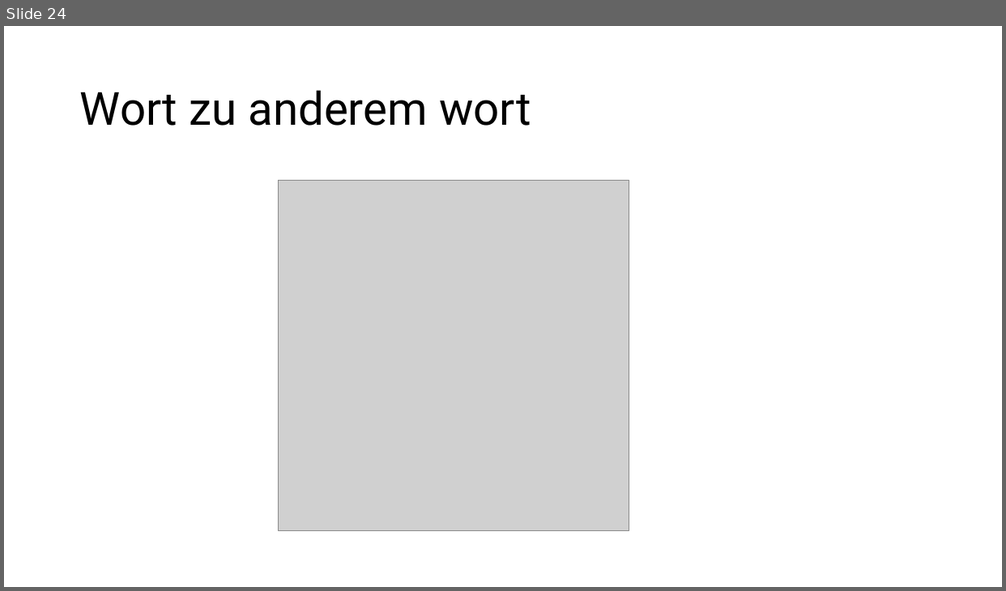
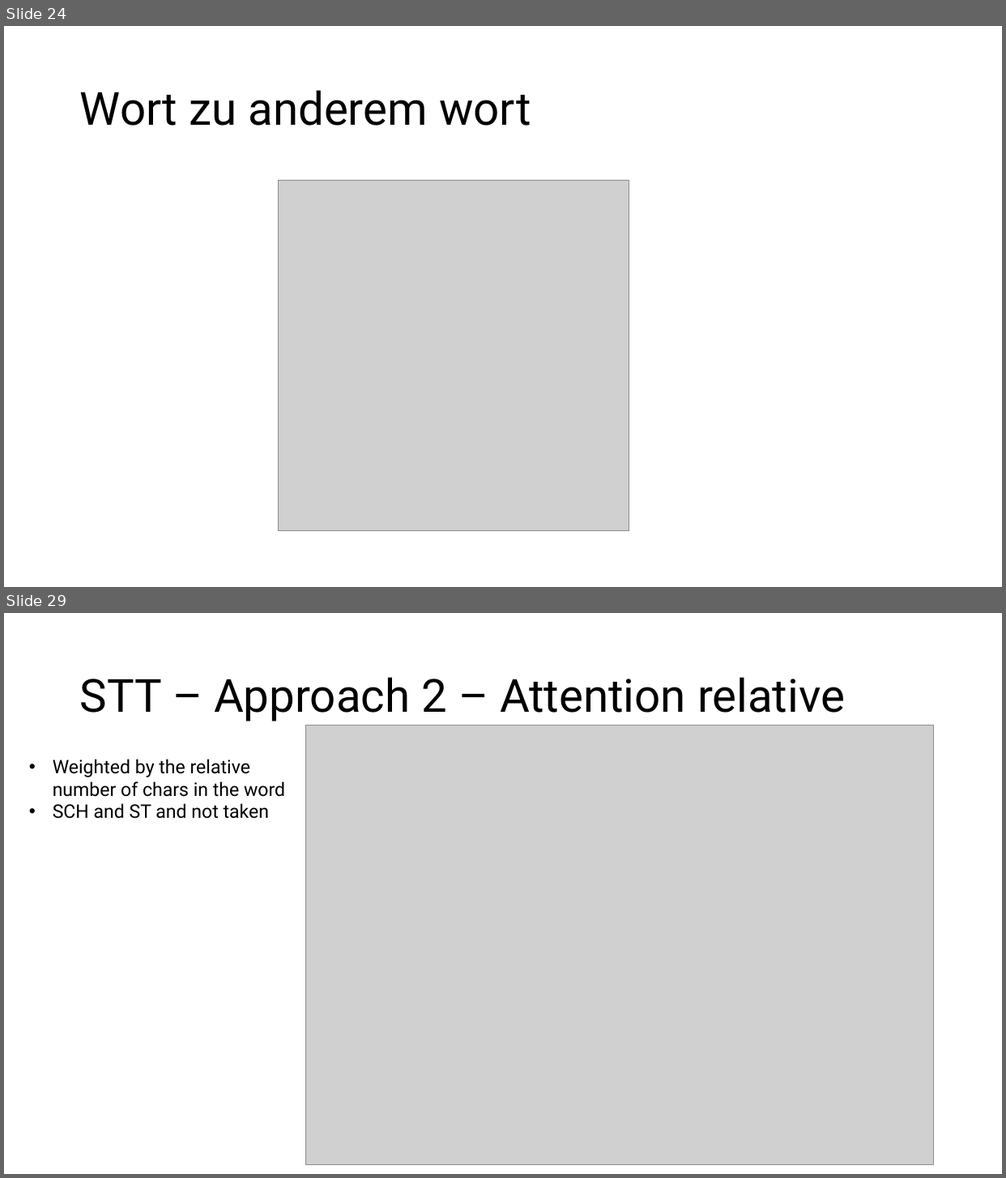
Before and after one commit to Steckdose007/Masterthesis, a slide deck: Interim report 2.pptx. Shown one above the other, each under a label of ours: slide 24 before the commit, slides 24 and 29 after it; the slides between them are not shown. The pictures are 1006x591 and 1006x1178 pixels, drawn with LibreOffice and Linux fonts; fonts in the diff are those of the drawing; grey boxes stand for pictures. Boxes give left, top, right and bottom in pixels: in the first picture for what was removed or moved away, otherwise in the second. Text is boxed around its words. In the diff, an @@ line names an element or a change of style, - is before the commit and + after.

```diff
--- a/Interim report 2.pptx
+++ b/Interim report 2.pptx
@@ slide 29 added at (x1=4, y1=613, x2=1002, y2=1174), background #FFFFFF @@
@@ title added at (x1=80, y1=677, x2=845, y2=722), 44 pt, text #000000 @@
+STT – Approach 2 – Attention relative
@@ picture added at (x1=305, y1=726, x2=934, y2=1165) @@
@@ text added at (x1=53, y1=759, x2=285, y2=819), 18 pt, text #000000 @@
+• Weighted by the relative number of chars in the word
+• SCH and ST and not taken
```
Also in this commit, not shown: 1 slide changed, 7 other slides added, 6 other files.
